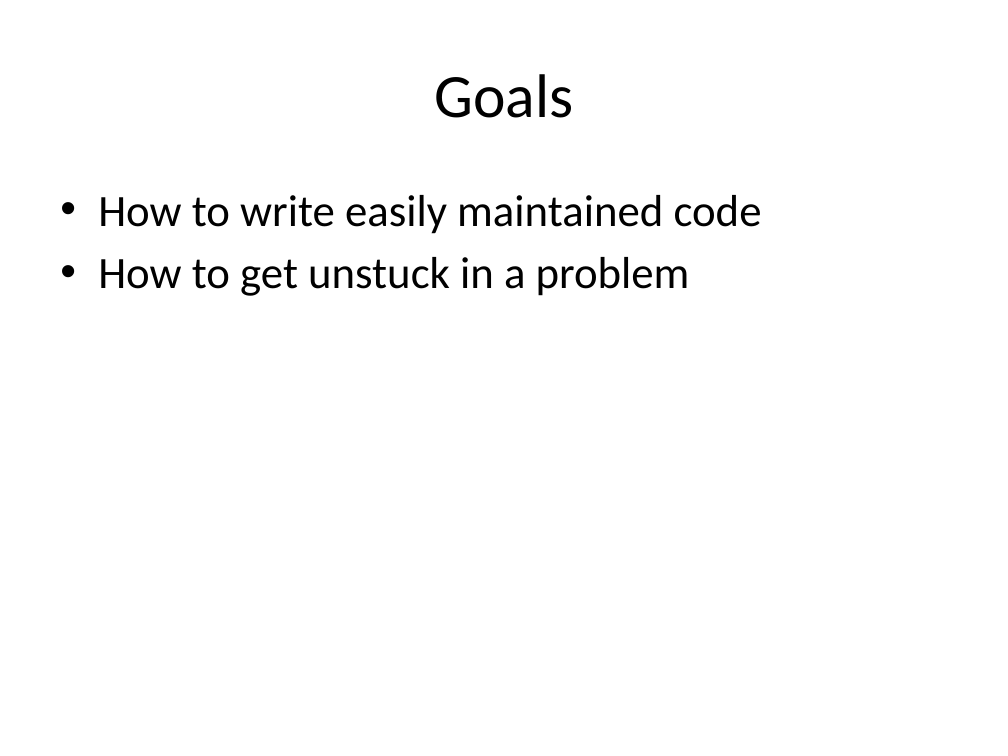
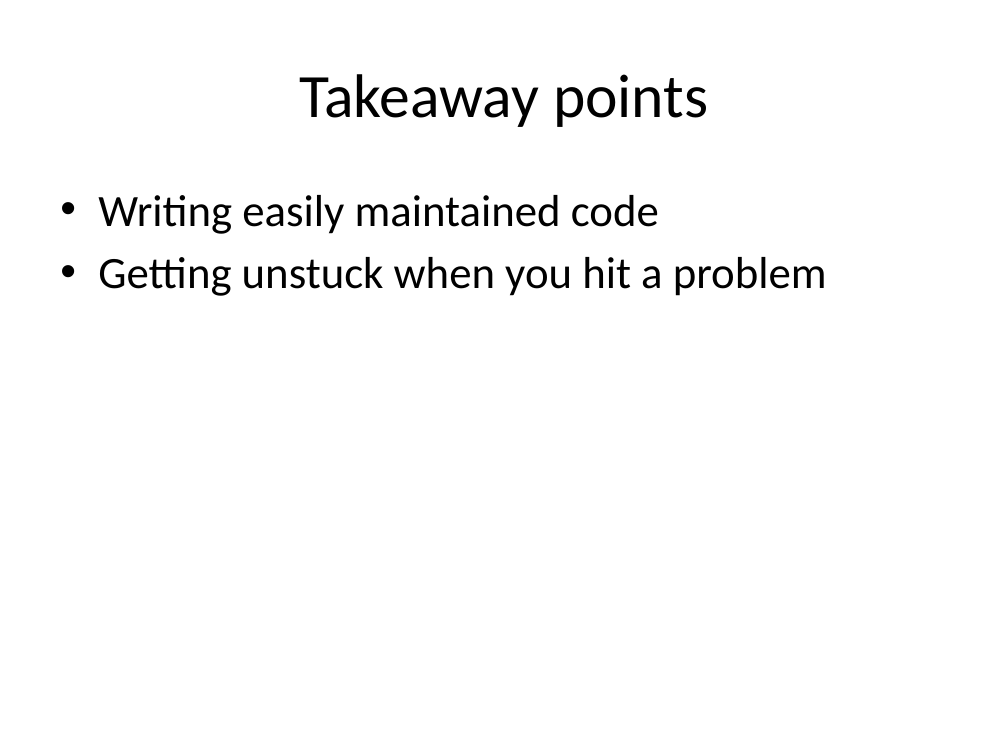
Before and after one commit to lkloh/USArray, a slide deck: slide 4 of BasicsOfCoding/BasicsOfCoding.pptx. Drawn at 1008x756 pixels with LibreOffice and Linux fonts; fonts in the diff are those of the drawing. Boxes give left, top, right and bottom in pixels: in the first picture for what was removed or moved away, otherwise in the second. Text is boxed around its words. In the diff, an @@ line names an element or a change of style, - is before the commit and + after.

```diff
--- a/BasicsOfCoding/BasicsOfCoding.pptx
+++ b/BasicsOfCoding/BasicsOfCoding.pptx
@@ title at bbox=[299, 74, 708, 127]: text changed @@
-Goals
+Takeaway points
@@ text at bbox=[98, 195, 827, 296]: text changed @@
-• How to write easily maintained code
-• How to get unstuck in a problem
+• Writing easily maintained code
+• Getting unstuck when you hit a problem
```
Also in this commit, not shown: 9 other slides changed, 1 slide added, 13 other files.
